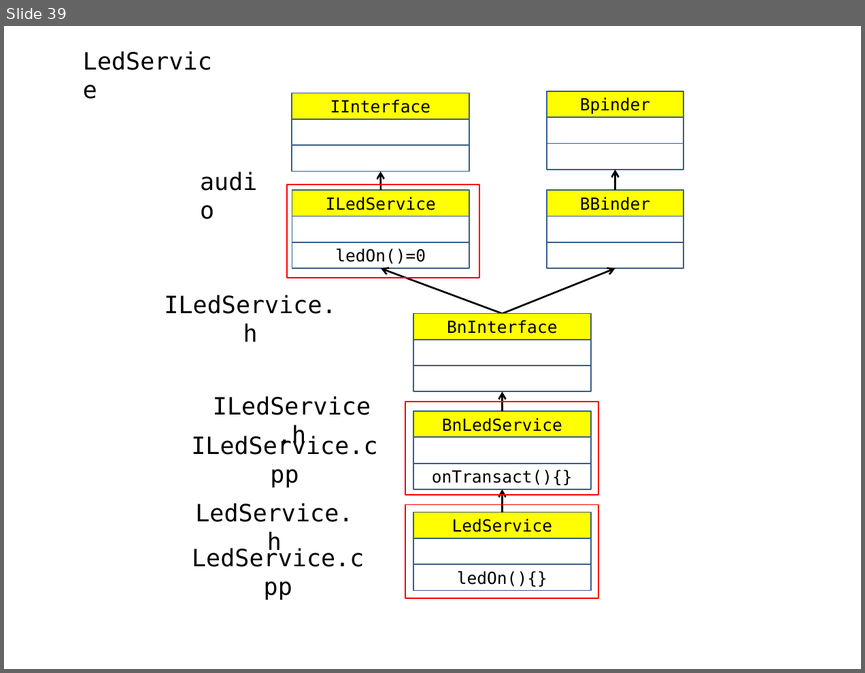
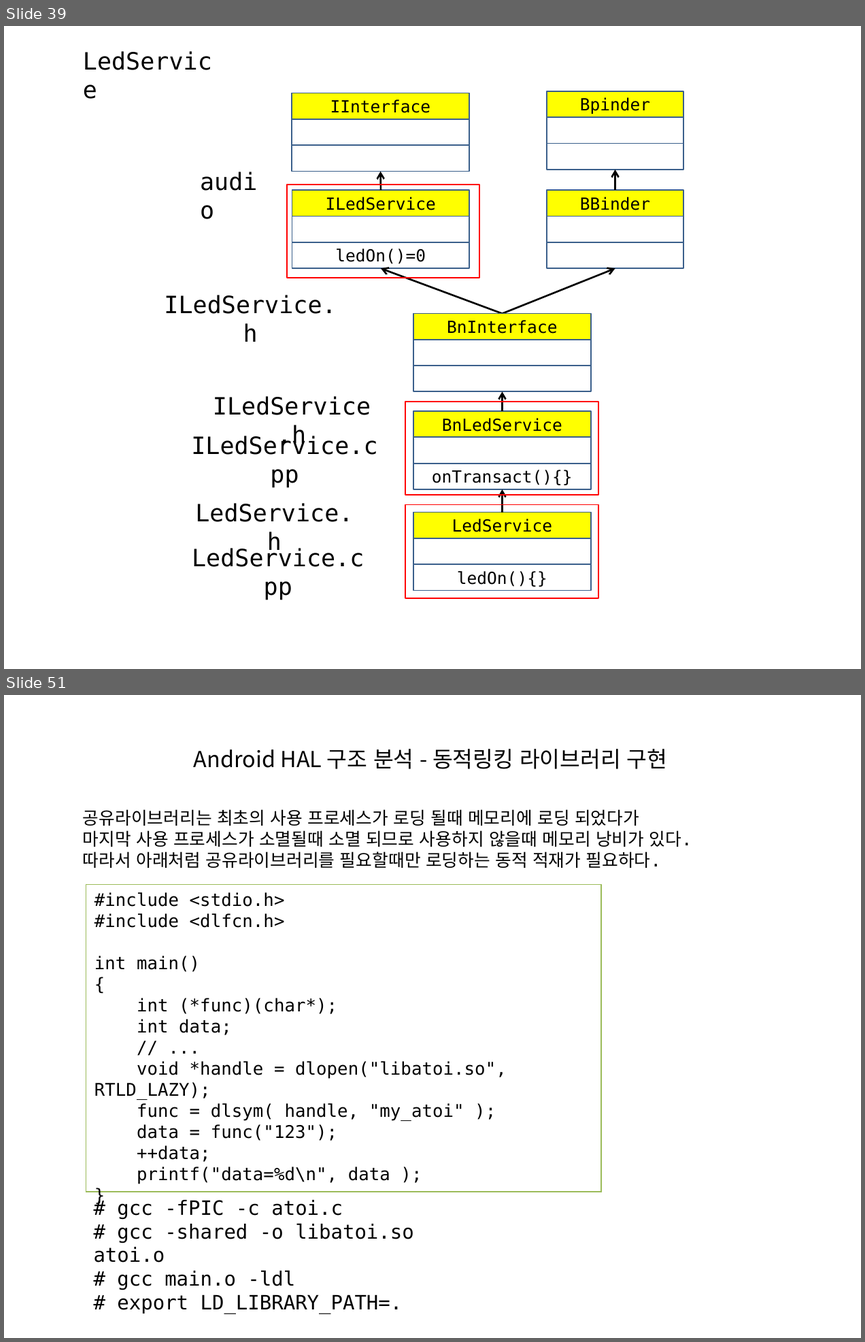
Before and after one commit to imguru-mooc/android-kernel, a slide deck: 05_day.pptx. Shown one above the other, each under a label of ours: slide 39 before the commit, slides 39 and 51 after it; the slides between them are not shown. The pictures are 865x673 and 865x1342 pixels, drawn with LibreOffice and Linux fonts; fonts in the diff are those of the drawing. Boxes give left, top, right and bottom in pixels: in the first picture for what was removed or moved away, otherwise in the second. Text is boxed around its words. In the diff, an @@ line names an element or a change of style, - is before the commit and + after.

```diff
--- a/05_day.pptx
+++ b/05_day.pptx
@@ slide 51 added at <box>4,695,861,1338</box>, background #FFFFFF @@
@@ title added at <box>194,749,668,769</box>, 18.5 pt, text #000000 @@
+Android HAL 구조 분석 - 동적링킹 라이브러리 구현
@@ text added at <box>83,809,692,868</box>, 14.8 pt, text #000000 @@
+공유라이브러리는 최초의 사용 프로세스가 로딩 될때 메모리에 로딩 되었다가
+마지막 사용 프로세스가 소멸될때 소멸 되므로 사용하지 않을때 메모리 낭비가 있다.
+따라서 아래처럼 공유라이브러리를 필요할때만 로딩하는 동적 적재가 필요하다.
@@ rectangle added at <box>86,884,601,1191</box>, outline #9BBB59 0.75 pt, 14.8 pt, text #000000 @@
+#include <stdio.h>
+#include <dlfcn.h>
+int main()
+{
+int (*func)(char*);
+int data;
+// ...
+void *handle = dlopen("libatoi.so", RTLD_LAZY);
+func = dlsym( handle, "my_atoi" );
+data = func("123");
+++data;
+printf("data=%d\n", data );
+}
@@ text added at <box>94,1200,414,1314</box>, 16.6 pt, text #000000 @@
+# gcc -fPIC -c atoi.c
+# gcc -shared -o libatoi.so atoi.o
+# gcc main.o -ldl
+# export LD_LIBRARY_PATH=.
```
Also in this commit, not shown: 26 other slides added, 14 other files.
